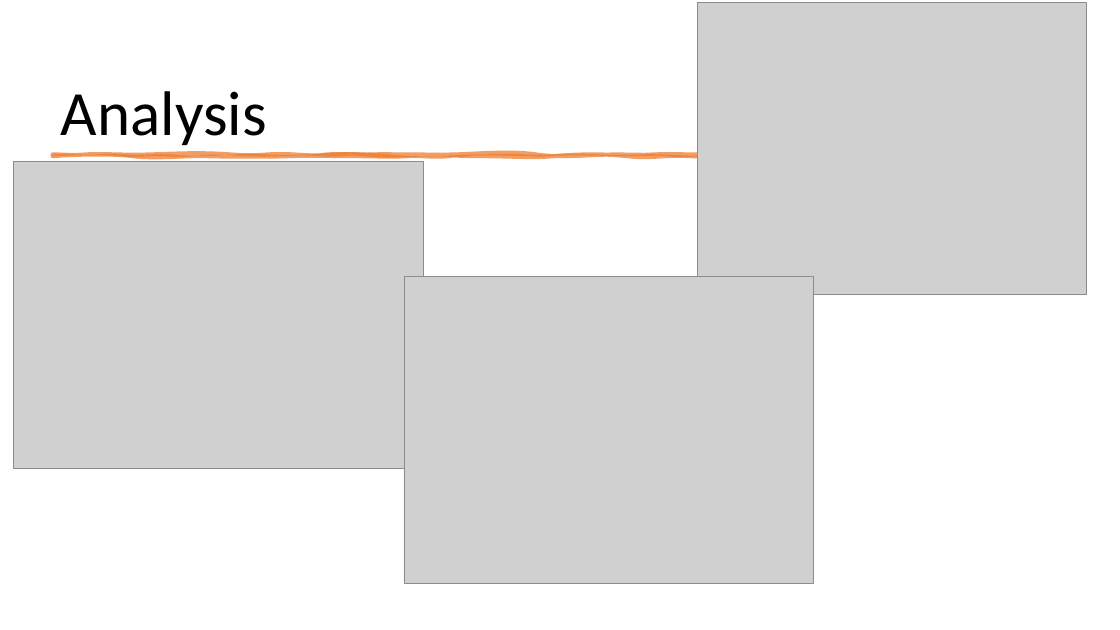
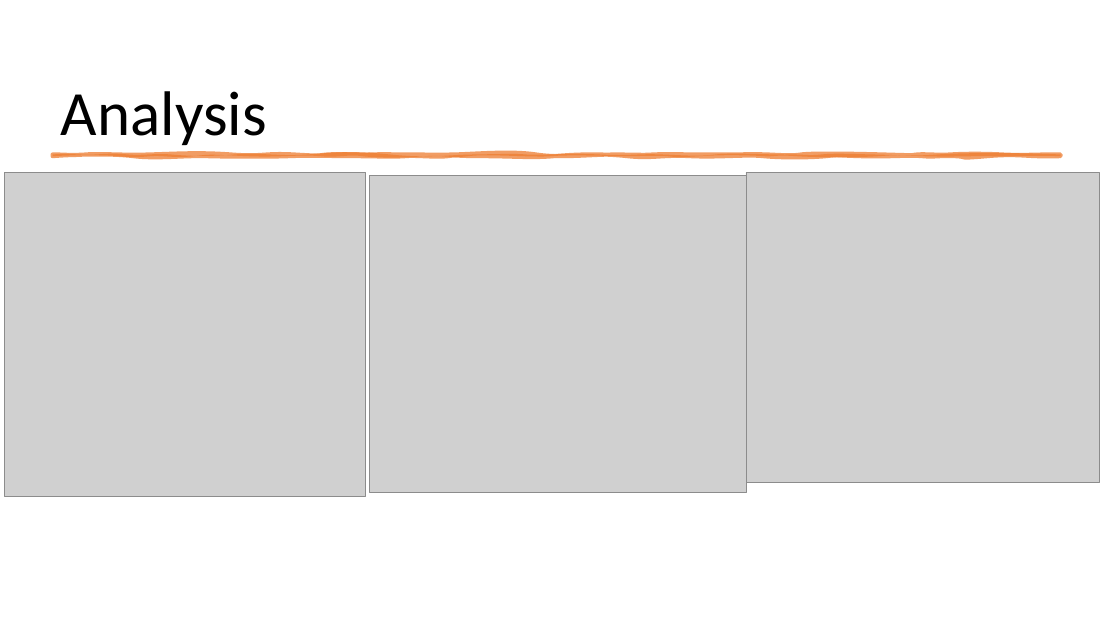
Before and after one commit to mbarre8/Project_1, a slide deck: slide 14 of Project1-PP f.pptx. Drawn at 1120x630 pixels with LibreOffice and Linux fonts; fonts in the diff are those of the drawing; grey boxes stand for pictures. Boxes give left, top, right and bottom in pixels: in the first picture for what was removed or moved away, otherwise in the second. Text is boxed around its words. In the diff, an @@ line names an element or a change of style, - is before the commit and + after.

```diff
--- a/Project1-PP f.pptx
+++ b/Project1-PP f.pptx
@@ picture removed at <box>697,3,1086,294</box> @@
@@ picture: place and size @@
-picture at <box>13,161,423,469</box>
+picture at <box>4,172,366,496</box>
@@ picture added at <box>370,176,746,492</box> @@
@@ picture added at <box>746,172,1100,483</box> @@
@@ picture removed at <box>404,276,814,584</box> @@
```
Also in this commit, not shown: 4 other slides changed, 21 other files.
